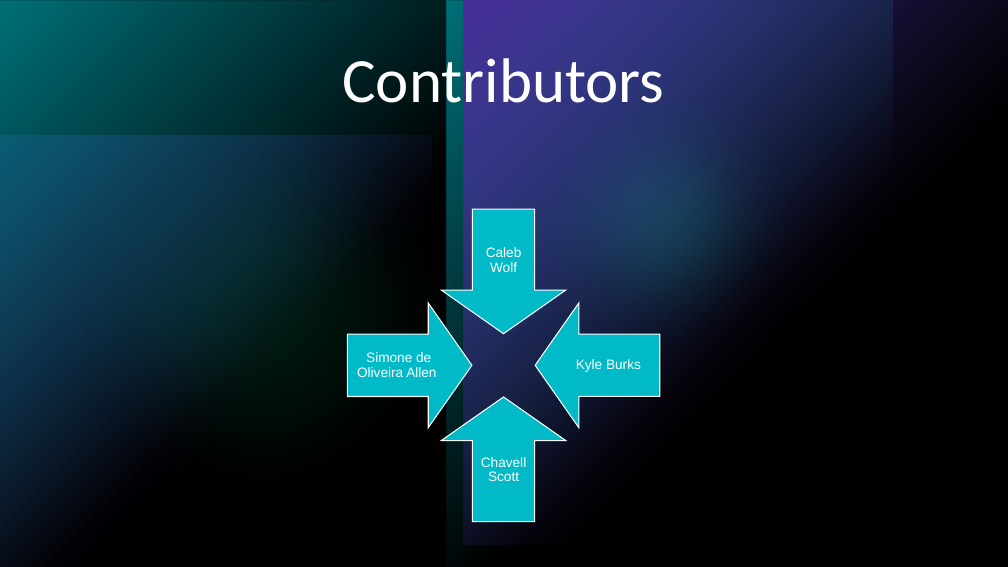
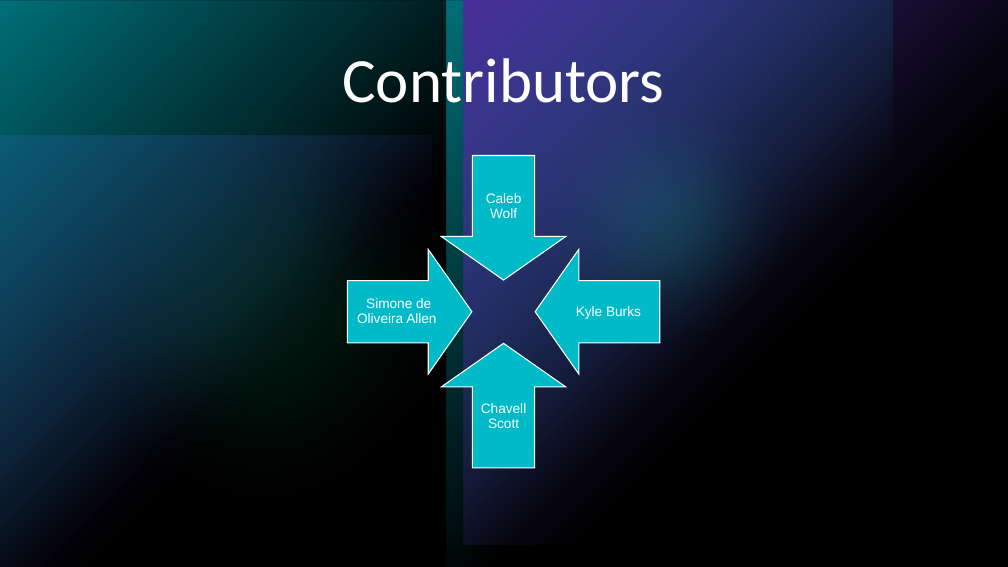
Before and after one commit to ralphy32/project_1, a slide deck: slide 2 of Project 1.pptx. Drawn at 1008x567 pixels with LibreOffice and Linux fonts; fonts in the diff are those of the drawing. Boxes give left, top, right and bottom in pixels: in the first picture for what was removed or moved away, otherwise in the second. Text is boxed around its words. In the diff, an @@ line names an element or a change of style, - is before the commit and + after.

```diff
--- a/Project 1.pptx
+++ b/Project 1.pptx
@@ 4 texts, 4 down arrows: place and size @@
-4 texts, 4 down arrows at <box>347,209,660,522</box>
+4 texts, 4 down arrows at <box>347,156,660,468</box>
```
Also in this commit, not shown: 11 other slides changed, 12 slides added, 4 slides removed.
